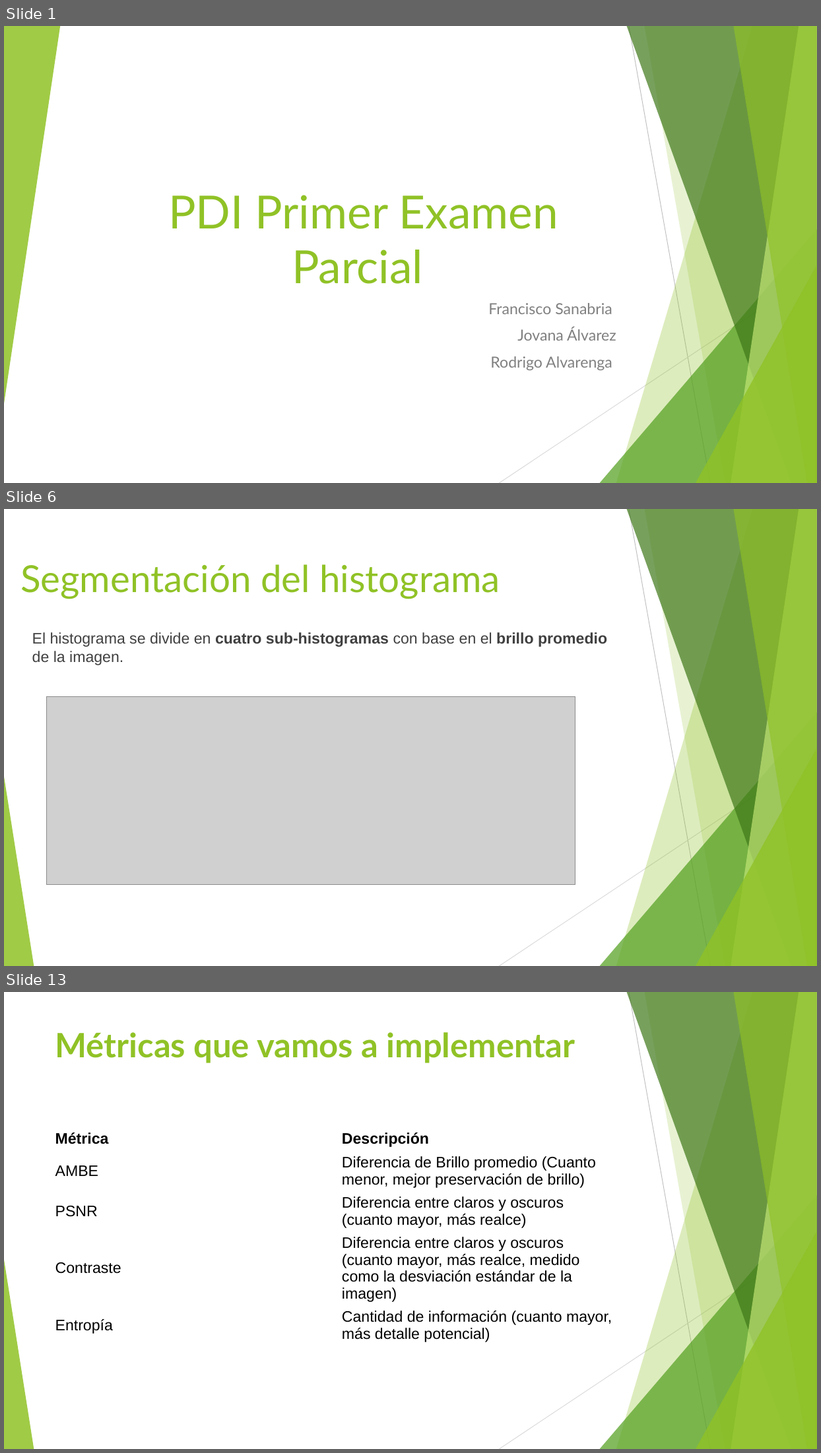
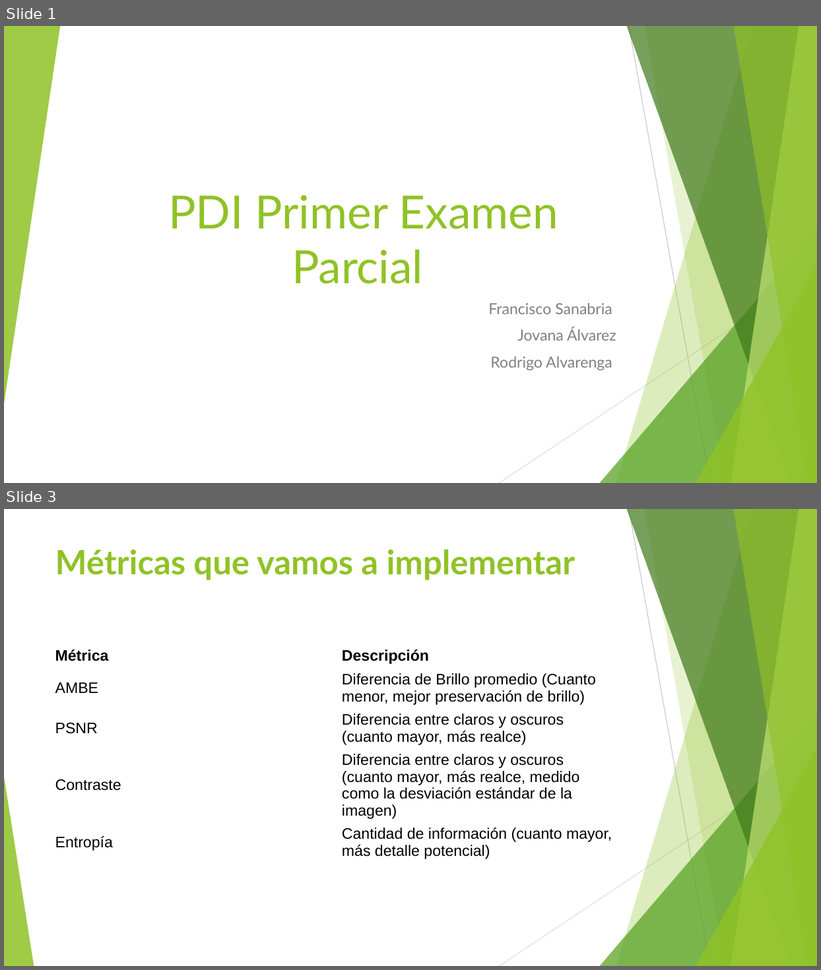
Before and after one commit to Gaussdrigo/pdi2025, a slide deck: Presentacion.pptx. Shown one above the other, each under a label of ours: slides 1, 6 and 13 before the commit, slides 1 and 3 after it; the slides between them are not shown. The pictures are 821x1453 and 821x970 pixels, drawn with LibreOffice and Linux fonts; fonts in the diff are those of the drawing; grey boxes stand for pictures. Boxes give left, top, right and bottom in pixels: in the first picture for what was removed or moved away, otherwise in the second. Text is boxed around its words. In the diff, an @@ line names an element or a change of style, - is before the commit and + after.

```diff
--- a/Presentacion.pptx
+++ b/Presentacion.pptx
@@ slide 6 removed at box(4, 509, 817, 966), background #FFFFFF; not listed: 10 template elements that a slide beside it also shows @@
@@ title removed at box(20, 564, 500, 599) @@
-Segmentación del histograma
@@ text removed at box(32, 632, 607, 665) @@
-El histograma se divide en cuatro sub-histogramas con base en el brillo promedio de la imagen.
@@ picture removed at box(47, 697, 576, 885) @@
@@ what was slide 13 is now slide 3 @@
```
Also in this commit, not shown: 3 slides changed, 6 slides added, 7 other slides removed.
